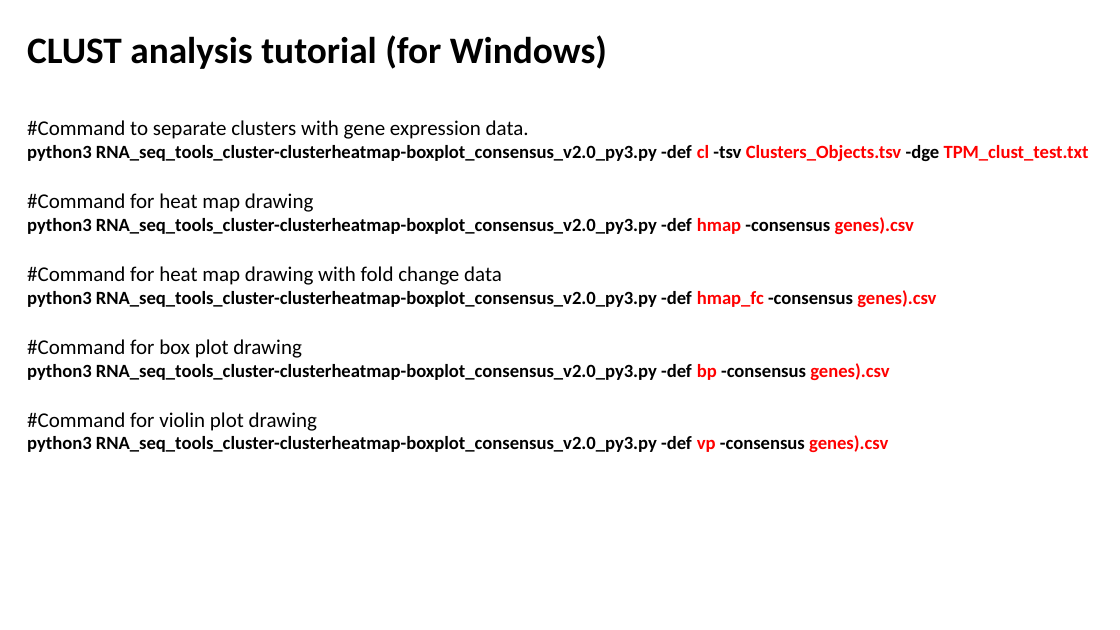
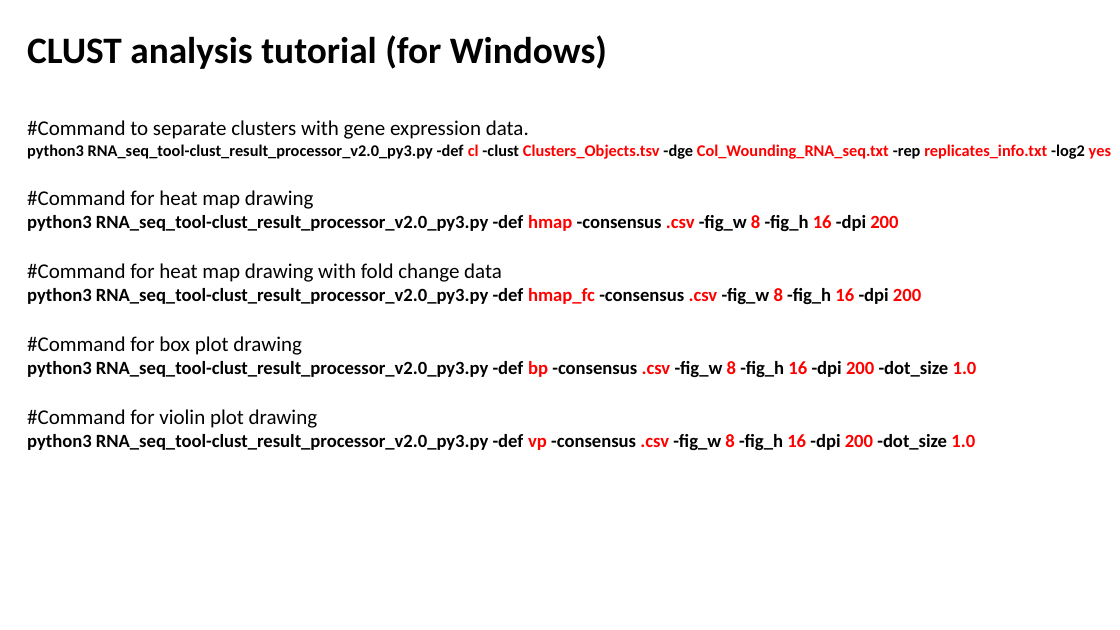
Before and after one commit to managene7/Clust_analysis_for_RNA_seqs, a slide deck: slide 2 of Tutorial_for_clust_analysis.pptx. Drawn at 1120x630 pixels with LibreOffice and Linux fonts; fonts in the diff are those of the drawing. Boxes give left, top, right and bottom in pixels: in the first picture for what was removed or moved away, otherwise in the second. Text is boxed around its words. In the diff, an @@ line names an element or a change of style, - is before the commit and + after.

```diff
--- a/Tutorial_for_clust_analysis.pptx
+++ b/Tutorial_for_clust_analysis.pptx
@@ text at [27,144,1111,159]: text changed; size 16 to 14 pt @@
-python3 RNA_seq_tools_cluster-clusterheatmap-boxplot_consensus_v2.0_py3.py -def cl -tsv Clusters_Objects.tsv -dge TPM_clust_test.txt
+python3 RNA_seq_tool-clust_result_processor_v2.0_py3.py -def cl -clust Clusters_Objects.tsv -dge Col_Wounding_RNA_seq.txt -rep replicates_info.txt -log2 yes
@@ text at [27,215,898,231]: text changed @@
-python3 RNA_seq_tools_cluster-clusterheatmap-boxplot_consensus_v2.0_py3.py -def hmap -consensus genes).csv
+python3 RNA_seq_tool-clust_result_processor_v2.0_py3.py -def hmap -consensus .csv -fig_w 8 -fig_h 16 -dpi 200
@@ text at [27,288,921,304]: text changed @@
-python3 RNA_seq_tools_cluster-clusterheatmap-boxplot_consensus_v2.0_py3.py -def hmap_fc -consensus genes).csv
+python3 RNA_seq_tool-clust_result_processor_v2.0_py3.py -def hmap_fc -consensus .csv -fig_w 8 -fig_h 16 -dpi 200
@@ text at [27,361,977,377]: text changed @@
-python3 RNA_seq_tools_cluster-clusterheatmap-boxplot_consensus_v2.0_py3.py -def bp -consensus genes).csv
+python3 RNA_seq_tool-clust_result_processor_v2.0_py3.py -def bp -consensus .csv -fig_w 8 -fig_h 16 -dpi 200 -dot_size 1.0
@@ text at [27,434,975,450]: text changed @@
-python3 RNA_seq_tools_cluster-clusterheatmap-boxplot_consensus_v2.0_py3.py -def vp -consensus genes).csv
+python3 RNA_seq_tool-clust_result_processor_v2.0_py3.py -def vp -consensus .csv -fig_w 8 -fig_h 16 -dpi 200 -dot_size 1.0
```
Also in this commit, not shown: 1 other slide changed, 5 other files.
